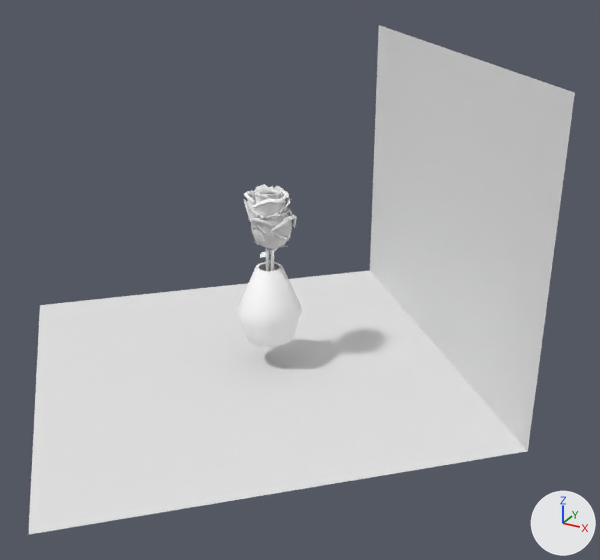
The glTF model asset/rose.glb as it was, and as the next commit left it.
The view is the same before and after, from a 50 mm lens placed at (21.1, -34.8, 14.5), pointed at (2.5, -1.0, -2.4). The lights are fixed; the arrows at lower right show +X, +Y and +Z. Where no turn or scale is listed for an object, it has been applied to the vertices.
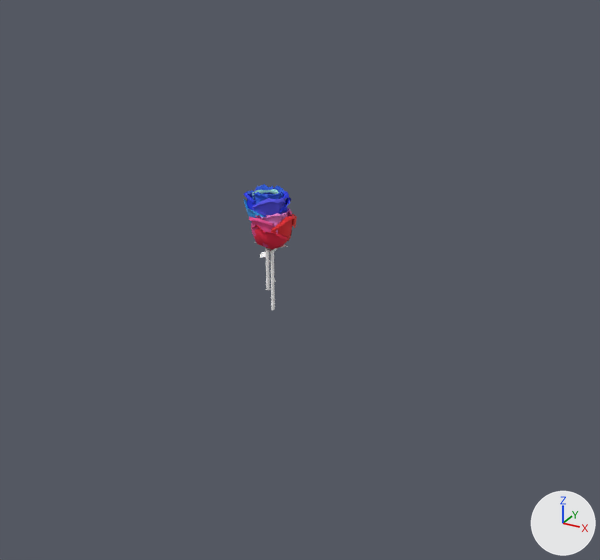
Changed parts and their boxes [x1, y1, x2, y2] in the pictures (600 x 560 px):
```json
{"object": "平面.001", "change": "deleted", "before": [28, 25, 575, 535]}
{"object": "円柱", "change": "deleted", "before": [237, 262, 302, 347]}
{"object": "Cylinder.023", "change": "recoloured", "before": [252, 225, 287, 250], "after": [252, 225, 287, 250], "on screen": "white to red"}
{"object": "Cylinder.009", "change": "recoloured", "before": [252, 198, 286, 217], "after": [252, 198, 286, 217], "on screen": "white to blue"}
{"object": "Cylinder.005", "change": "recoloured", "before": [247, 184, 284, 211], "after": [247, 184, 284, 211], "on screen": "white to blue"}
{"object": "Cylinder.022", "change": "recoloured", "before": [271, 214, 295, 244], "after": [271, 214, 295, 244], "on screen": "white to red"}
{"object": "Cylinder.020", "change": "recoloured", "before": [249, 217, 274, 247], "after": [249, 217, 274, 247], "on screen": "white to pink"}
```

Edits to the scene script, one JSON object a line:
```json
{"op": "add", "block": "mat_マテリアル_023", "code": ["mat_マテリアル_023 = principled_material('マテリアル.023')", "mat_マテリアル_023.base_color = (0.8, 0.0119, 0.0534)  # red #e71c41", "mat_マテリアル_023.roughness = 0.816"]}
{"op": "add", "block": "mat_マテリアル_021", "code": ["mat_マテリアル_021 = principled_material('マテリアル.021')", "mat_マテリアル_021.base_color = (0.8, 0.0172, 0.0261)  # red #e7232d", "mat_マテリアル_021.roughness = 0.816"]}
{"op": "add", "block": "mat_マテリアル_019", "code": ["mat_マテリアル_019 = principled_material('マテリアル.019')", "mat_マテリアル_019.base_color = (0.8, 0.072, 0.286)  # pink #e74c92", "mat_マテリアル_019.roughness = 0.845"]}
{"op": "add", "block": "mat_マテリアル_010", "code": ["mat_マテリアル_010 = principled_material('マテリアル.010')", "mat_マテリアル_010.base_color = (0.0922, 0.0897, 0.8)  # blue #5654e7", "mat_マテリアル_010.roughness = 1.0"]}
{"op": "add", "block": "mat_マテリアル_008", "code": ["mat_マテリアル_008 = principled_material('マテリアル.008')", "mat_マテリアル_008.base_color = (0.031, 0.13, 0.8)  # blue #3165e7", "mat_マテリアル_008.roughness = 0.907"]}
{"block": "me_cylinder_009", "where": "me_cylinder_009.from_pydata(...)  # 200 vertices, 280 faces; spans x -0.92..0.98, y -0.99..0.93, z 4.53..6.56"}
{"op": "remove", "block": "me_cylinder_009", "code": "me_cylinder_009.materials.append(mat_マテリアル)  # white #ffffff"}
{"op": "add", "block": "me_cylinder_009", "code": "me_cylinder_009.materials.append(mat_マテリアル_008)  # blue #3165e7"}
{"block": "me_cylinder_014", "where": "me_cylinder_014.from_pydata(...)  # 66 vertices, 100 faces; spans x -0.31..1.16, y -1.16..0.24, z 4.44..6.32"}
{"op": "remove", "block": "me_cylinder_014", "code": "me_cylinder_014.materials.append(mat_マテリアル)  # white #ffffff"}
{"op": "add", "block": "me_cylinder_014", "code": "me_cylinder_014.materials.append(mat_マテリアル_010)  # blue #5654e7"}
{"block": "me_cylinder_020", "where": "me_cylinder_020.from_pydata(...)  # 63 vertices, 96 faces; spans x -1.13..0.59, y -1.11..0.29, z 4.45..6.31"}
{"op": "remove", "block": "me_cylinder_020", "code": "me_cylinder_020.materials.append(mat_マテリアル_003)  # white #ffffff"}
{"op": "add", "block": "me_cylinder_020", "code": "me_cylinder_020.materials.append(mat_マテリアル_019)  # pink #e74c92"}
{"block": "me_cylinder_022", "where": "me_cylinder_022.from_pydata(...)  # 66 vertices, 100 faces; spans x 0.1..1.16, y -0.88..0.91, z 4.44..6.32"}
{"op": "remove", "block": "me_cylinder_022", "code": "me_cylinder_022.materials.append(mat_マテリアル_003)  # white #ffffff"}
{"op": "add", "block": "me_cylinder_022", "code": "me_cylinder_022.materials.append(mat_マテリアル_021)  # red #e7232d"}
{"block": "me_cylinder_023", "where": "me_cylinder_023.from_pydata(...)  # 48 vertices, 70 faces; spans x -0.63..1.04, y -1.14..-0.02, z 4.4..5.96"}
{"op": "remove", "block": "me_cylinder_023", "code": "me_cylinder_023.materials.append(mat_マテリアル_003)  # white #ffffff"}
{"op": "add", "block": "me_cylinder_023", "code": "me_cylinder_023.materials.append(mat_マテリアル_023)  # red #e71c41"}
{"op": "remove", "block": "ob_円柱", "code": ["ob_円柱 = bpy.data.objects.new('円柱', me_円柱)", "ob_円柱.location = (0.23, -0.23, -4.47)"]}
{"op": "remove", "block": "ob_平面_001", "code": ["ob_平面_001 = bpy.data.objects.new('平面.001', me_平面_003)", "ob_平面_001.location = (0.14, -0.67, -6.45)"]}
```
